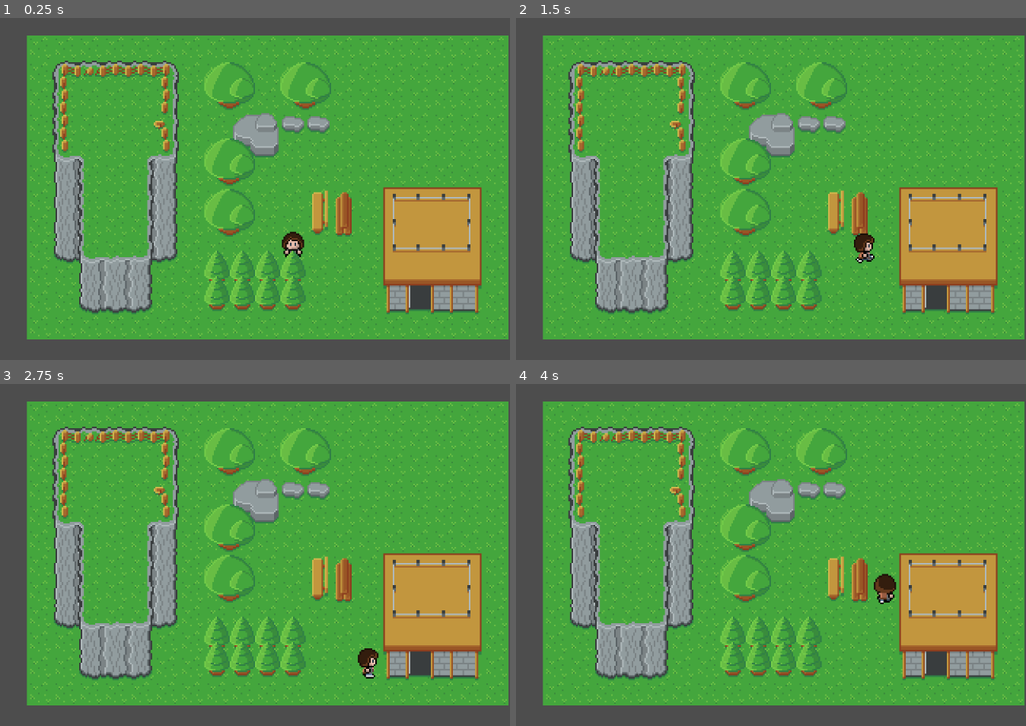
Above: before the commit, frames 1-4 (two rows, left to right).
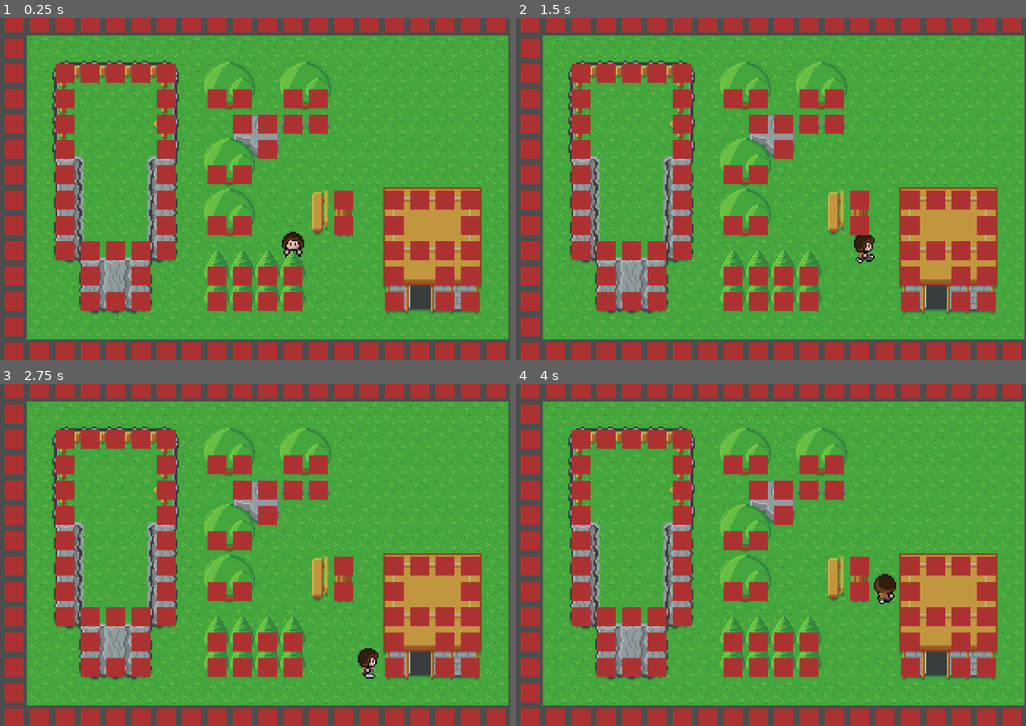
Above: after the commit, the same moments.

Repository: minkezhang/lis
Game: Godot game, scene res://scenes/overworld/map/map.tscn
Same seed, same stepped clock (60 frames per second), same inputs: the game is played once before the commit and once after it. The project has no main scene, so this scene is started directly.
Inputs:
- Up to frame 1 (0.25 s): no input
- Up to frame 2 (1.5 s): tap Enter at 0.5 s; hold Right (ui_right) 0.53-1.28 s; hold Down (ui_down) from 1.28 s (still down)
- Up to frame 3 (2.75 s): release Down (ui_down) at 2.03 s; hold Right (ui_right) from 2.03 s (still down)
- Up to frame 4 (4 s): tap Space at 2.75 s; release Right (ui_right) at 2.78 s; hold Up (ui_up) 2.78-3.53 s; hold Left (ui_left) from 3.53 s (still down)

The runs differ from the first frame. In frame 1, 24% of the frame differs, in the area x 0-100%, y 0-100%; in frame 2, 24%; in frame 3, 24%; in frame 4, 24%.

Commit message:
Move base Character instead of animation_sprite

Diff:
--- a/entities/common/character/character.gd
+++ b/entities/common/character/character.gd
@@ -16,7 +16,7 @@
 var _tween: Tween
 var _gp: _libgeo.GeoPosition = _libgeo.GeoPosition.new(_GRID_CENTER_OFFSET, _libgeo.GRID_DIMENSION)
 
-const _GRID_CENTER_OFFSET = Vector2(0, _libgeo.GRID_DIMENSION) / 2
+const _GRID_CENTER_OFFSET = Vector2(-_libgeo.GRID_DIMENSION, -_libgeo.GRID_DIMENSION) / 2
 const _SPEED = 3.0
 const _POLL_RATE_LIMIT = 15.0
 
@@ -33,13 +33,15 @@
 
 
 func animate_move(o: _libgeo.Orientation, is_clear: bool):
-	var source = _gp.to_grid(animation_sprite.position)
+	var source = _gp.to_grid(position)
 	var target = source + Vector2i(_libgeo.ORIENTATION_RAY[o]) if is_clear else source
+	print("DEBUG(character.gd): animate_move: source = %s, target = %s" % [source, target])
+	print("DEBUG(character.gd): animate_move: source = %s, target = %s" % [_gp.to_world(source), _gp.to_world(target)])
 	var duration = (1.0 if is_clear else 0.5) / _SPEED
 	_p.set_state(_libpose.Pose.WALK, o)
 	_tween = get_tree().create_tween()
 	_tween.tween_property(
-		animation_sprite,
+		self,
 		'position',
 		_gp.to_world(target),
 		duration,
@@ -62,6 +64,7 @@
 			# Allow user to face a direction before moving.
 			_p.set_state(_libpose.Pose.WALK, r.orientation)
 
-			var source = _gp.to_grid(animation_sprite.global_position)
+			var source = _gp.to_grid(global_position)
 			var target = source + Vector2i(_libgeo.ORIENTATION_RAY[r.orientation])
+			print("DEBUG(character.gd): _process: source = %s, target = %s" % [source, target])
 			SignalBus.move_started.emit(self, r.orientation, source, target)
--- a/project.godot
+++ b/project.godot
@@ -20,4 +20,3 @@
 [rendering]
 
 textures/canvas_textures/default_texture_filter=0
-renderer/rendering_method="mobile"
--- a/scenes/overworld/map/map.tscn
+++ b/scenes/overworld/map/map.tscn
@@ -306,6 +306,7 @@
 layer_0/name = "Obstacles"
 layer_0/tile_data = PackedInt32Array(65535, 0, 1, 131071, 0, 1, 196607, 0, 1, 262143, 0, 1, 0, 0, 1, 1, 0, 1, 2, 0, 1,  …(1747 unchanged characters)…
 script = ExtResource("5_q02i5")
+debug = true
 
 [node name="Characters" type="Node" parent="."]
 
